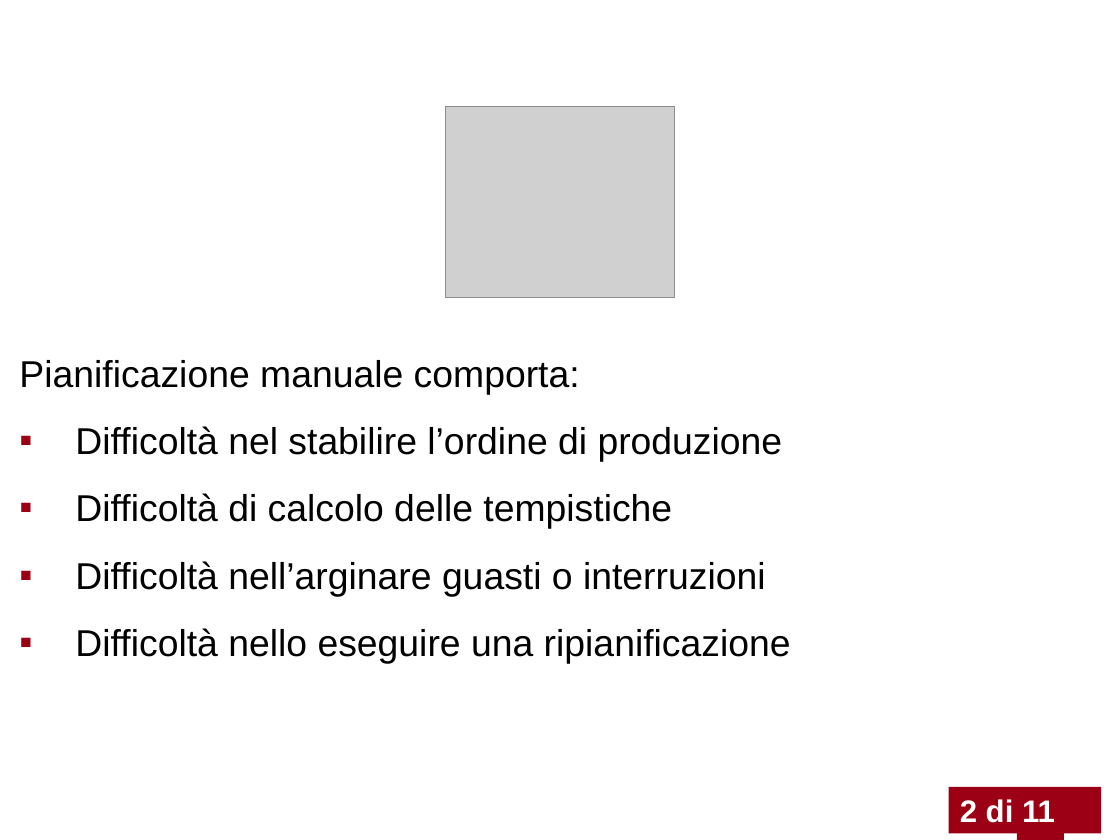
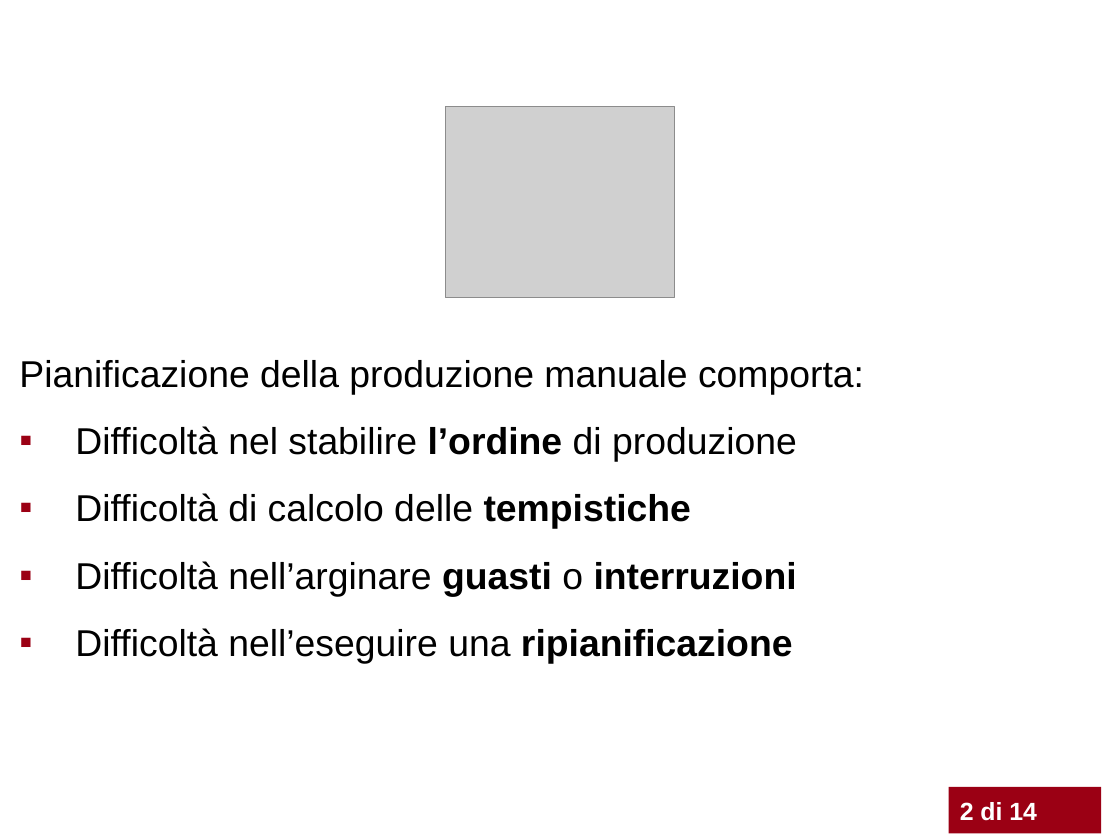
Before and after one commit to rikyb/Qontainer, a slide deck: slide 3 of presentazione/presentazione basso riccardo.pptx. Drawn at 1120x840 pixels with LibreOffice and Linux fonts; fonts in the diff are those of the drawing; grey boxes stand for pictures; background and template pictures are left out. Boxes give left, top, right and bottom in pixels: in the first picture for what was removed or moved away, otherwise in the second. Text is boxed around its words. In the diff, an @@ line names an element or a change of style, - is before the commit and + after.

```diff
--- a/presentazione/presentazione basso riccardo.pptx
+++ b/presentazione/presentazione basso riccardo.pptx
@@ text at [19,360,864,395]: text changed @@
-Pianificazione manuale comporta:
+Pianificazione della produzione manuale comporta:
@@ text at [75,426,797,596]: bold on in "l’ordine", "tempistiche", "guasti interruzioni" @@
@@ text at [75,628,793,664]: text changed @@
-▪ Difficoltà nello eseguire una ripianificazione
+▪ Difficoltà nell’eseguire una ripianificazione
@@ text "Riccardo Basso": place and size @@
-text "Riccardo Basso" at [671,754,949,840]
+text "Riccardo Basso" at [712,754,990,840]
@@ text in rectangle at [960,802,1037,821]: text changed; size 20 to 16 pt @@
-2 di 11
+2 di 14
@@ text removed at [1028,804,1045,822] @@
-1
```
Also in this commit, not shown: 9 other slides changed, 4 slides added, 1 slide removed, 4 other files.
